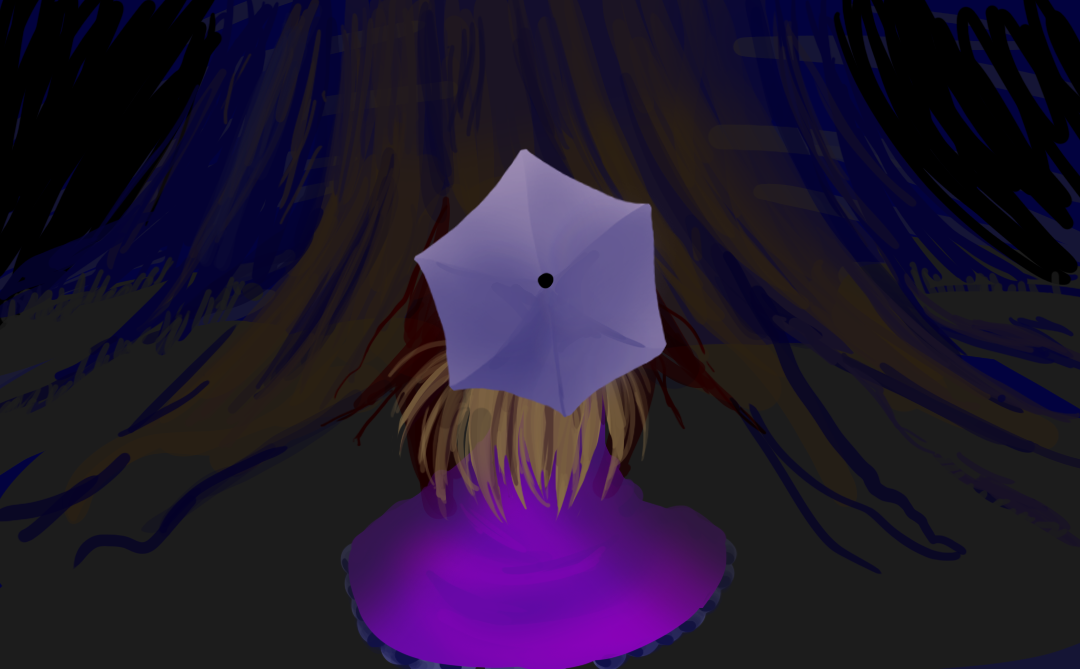
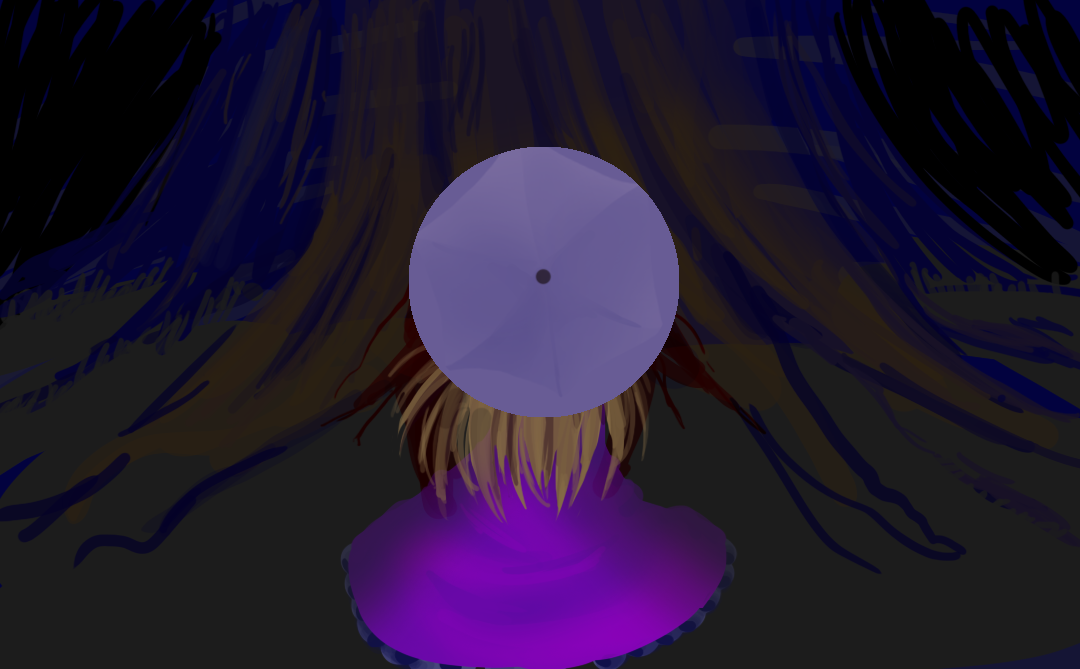
The second 1080×669 image is a revision of the first. Changes to its layers:
"Layer 22": opacity 100% → 35%, moved it above "Layer 21", painted on it over [413, 147, 679, 418]
painted on "Layer 21" over [409, 147, 679, 417]
